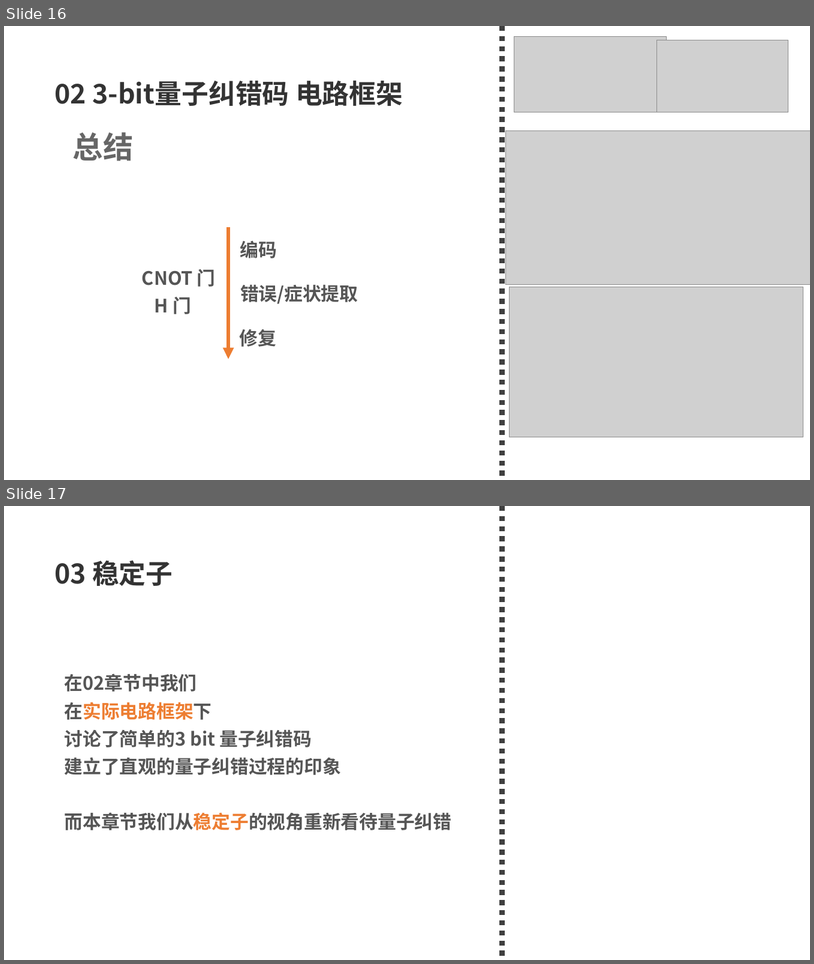
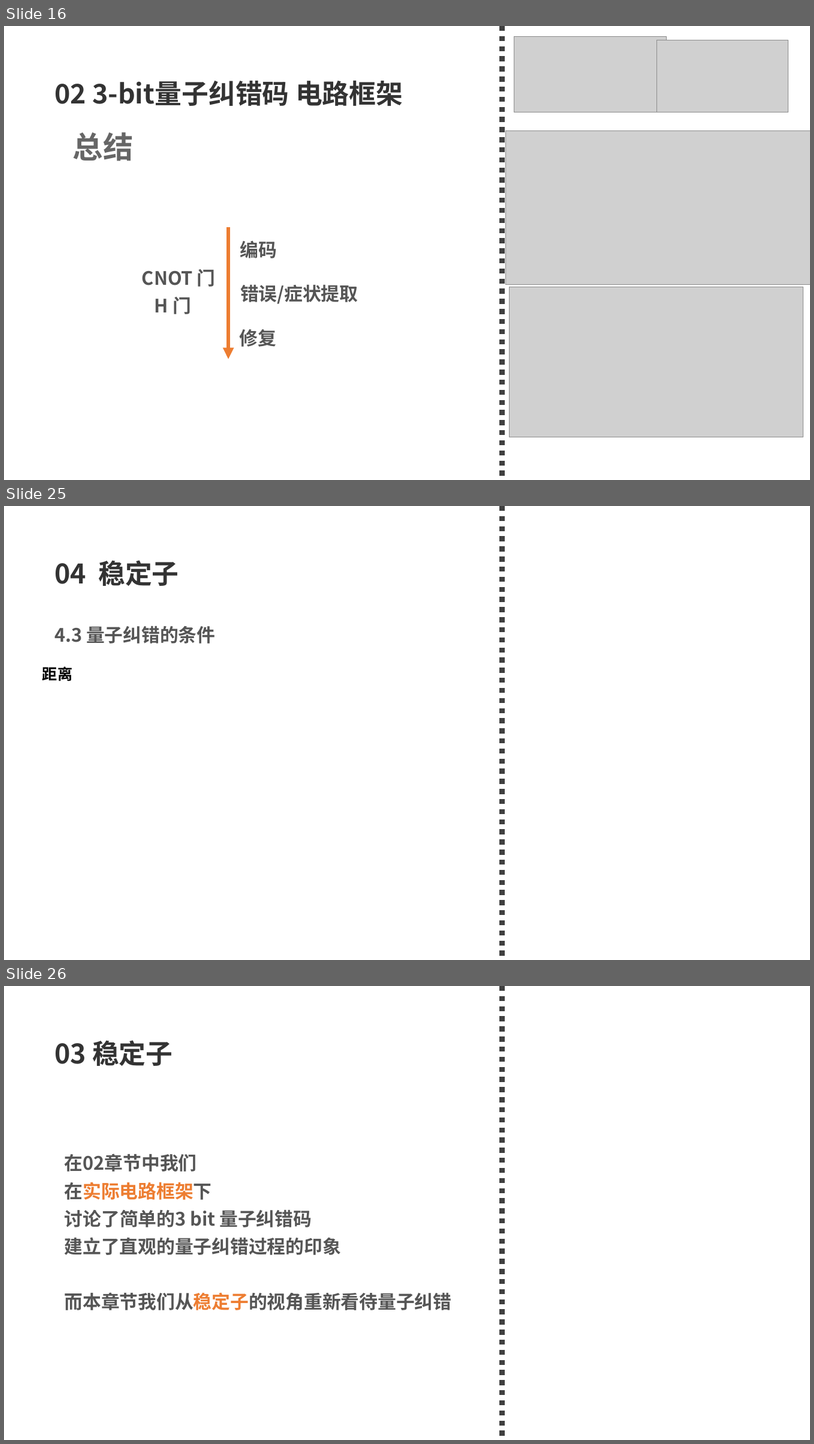
Before and after one commit to 77-223255/LM_QEC, a slide deck: what_i_learn/量子纠错导论.pptx. Shown one above the other, each under a label of ours: slides 16 and 17 before the commit, slides 16, 25 and 26 after it; the slides between them are not shown. The pictures are 814x964 and 814x1444 pixels, drawn with LibreOffice and Linux fonts; fonts in the diff are those of the drawing; grey boxes stand for pictures. Boxes give left, top, right and bottom in pixels: in the first picture for what was removed or moved away, otherwise in the second. Text is boxed around its words. In the diff, an @@ line names an element or a change of style, - is before the commit and + after.

Commit message:
更新 journal 并上传最新量子纠错导论 PPT

```diff
--- a/what_i_learn/量子纠错导论.pptx
+++ b/what_i_learn/量子纠错导论.pptx
@@ slide 25 added at [4,506,810,960], background #FFFFFF @@
@@ line added from (503, 506) to (503, 960), #404040 6 pt dashed @@
@@ text added at [54,560,179,586], 32 pt, text #333333, bold @@
+04 稳定子
@@ text added at [54,626,215,643], 22 pt, text #555555, bold @@
+4.3 量子纠错的条件
@@ text added at [42,666,72,681], 18 pt, text #000000, bold @@
+距离
@@ what was slide 17 is now slide 26 @@
```
Also in this commit, not shown: 8 other slides added, 1 other file.
